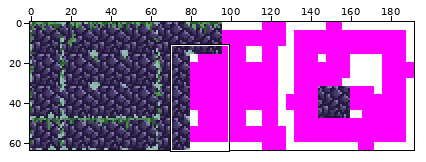
Sprite sheet -- screwbox-core/src/main/resources/assets/autotiles/rocks.png. The first picture is a wide view before the edit; the outline marks the close-up.
Close-up. Before the edit:
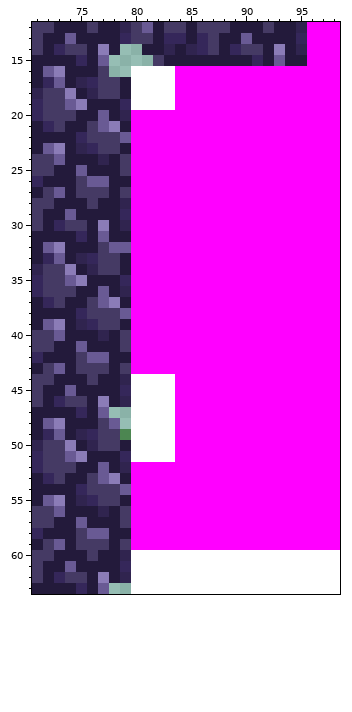
The file is 192x64 pixels. Shown: x 71..98, y 12..63.
Now the later version:
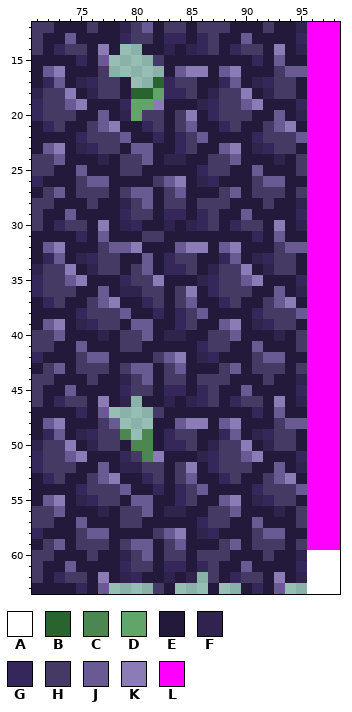
Palette (. is transparent): A #ffffff  B #29642e  C #4c8651  D #62a568  E #231a3b  F #30244f  G #35275a  H #453a64  J #695a94  K #8b7cb7  L #ff00ff
From old to new:
y 16: x 80..95 AAAALLLLLLLLLLLL -> ...EJKKEJKEEEHJJ
y 17: x 80..95 AAAALLLLLLLLLLLL -> ..BGHHEEGJEFGHHE
y 18: x 80..95 AAAALLLLLLLLLLLL -> BBDGGHEFHHKEFHHE
y 19: x 80..95 AAAALLLLLLLLLLLL -> DDKEEEFGHHJKEEEG
y 20: x 80..95 LLLLLLLLLLLLLLLL -> DHHEHKEGHHHEEJEF
y 21: x 80..95 LLLLLLLLLLLLLLLL -> EGHEHJEEGHEEHJKE
y 22: x 80..95 LLLLLLLLLLLLLLLL -> EEGEGHJEEEEGHHHJ
y 23: x 80..95 LLLLLLLLLLLLLLLL -> JJEEGHEEJKEFGHHE
y 24: x 80..95 LLLLLLLLLLLLLLLL -> HJEFFEEHHJEEEFEH
y 25: x 80..95 LLLLLLLLLLLLLLLL -> HEEEEEGHHEEJEEEH
y 26: x 80..95 LLLLLLLLLLLLLLLL -> EEHJKEFGEEEHJJEE
y 27: x 80..95 LLLLLLLLLLLLLLLL -> JJEHJEEEHJEHHHEH
y 28: x 80..95 LLLLLLLLLLLLLLLL -> HJEHHEHHHEEEHEEF
y 29: x 80..95 LLLLLLLLLLLLLLLL -> HHEGGEGHEEJEEEEG
y 30: x 80..95 LLLLLLLLLLLLLLLL -> GEEFEFGHEGHHEKEF
y 31: x 80..95 LLLLLLLLLLLLLLLL -> EHHEEEEEEEEGEJEE
y 32: x 80..95 LLLLLLLLLLLLLLLL -> KEEEJKKEJKEEEHJJ
y 33: x 80..95 LLLLLLLLLLLLLLLL -> EJEGHHEEGJEFGHHE
y 34: x 80..95 LLLLLLLLLLLLLLLL -> HJEGGHEFHHKEFHHE
y 35: x 80..95 LLLLLLLLLLLLLLLL -> HHKEEEFGHHJKEEEG
y 36: x 80..95 LLLLLLLLLLLLLLLL -> FHHEHKEGHHHEEJEF
y 37: x 80..95 LLLLLLLLLLLLLLLL -> EGHEHJEEGHEEHJKE
y 38: x 80..95 LLLLLLLLLLLLLLLL -> EEGEGHJEEEEGHHHJ
y 39: x 80..95 LLLLLLLLLLLLLLLL -> JJEEGHEEJKEFGHHE
y 40: x 80..95 LLLLLLLLLLLLLLLL -> HJEFFEEHHJEEEFEH
y 41: x 80..95 LLLLLLLLLLLLLLLL -> HEEEEEGHHEEJEEEH
y 42: x 80..95 LLLLLLLLLLLLLLLL -> EEHJKEFGEEEHJJEE
y 43: x 80..95 LLLLLLLLLLLLLLLL -> JJEHJEEEHJEHHHEH
y 44: x 80..95 AAAALLLLLLLLLLLL -> HJEHHEHHHEEEHEEF
y 45: x 80..95 AAAALLLLLLLLLLLL -> HHEGGEGHEEJEEEEG
y 46: x 80..95 AAAALLLLLLLLLLLL -> .EEFEFGHEGHHEKEF
y 47: x 80..95 AAAALLLLLLLLLLLL -> ..HEEEEEEEEGEJEE
y 48: x 80..95 AAAALLLLLLLLLLLL -> ..EEJKKEJKEEEHJJ
y 49: x 80..95 AAAALLLLLLLLLLLL -> .CEGHHEEGJEFGHHE
y 50: x 80..95 AAAALLLLLLLLLLLL -> CCEGGHEFHHKEFHHE
y 51: x 80..95 AAAALLLLLLLLLLLL -> HCKEEEFGHHJKEEEG
y 52: x 80..95 LLLLLLLLLLLLLLLL -> FHHEHKEGHHHEEJEF
y 53: x 80..95 LLLLLLLLLLLLLLLL -> EGHEHJEEGHEEHJKE
y 54: x 80..95 LLLLLLLLLLLLLLLL -> EEGEGHJEEEEGHHHJ
y 55: x 80..95 LLLLLLLLLLLLLLLL -> JJEEGHEEJKEFGHHE
y 56: x 80..95 LLLLLLLLLLLLLLLL -> HJEFFEEHHJEEEFEH
y 57: x 80..95 LLLLLLLLLLLLLLLL -> HEEEEEGHHEEJEEEH
y 58: x 80..95 LLLLLLLLLLLLLLLL -> EEHJKEFGEEEHJJEE
y 59: x 80..95 LLLLLLLLLLLLLLLL -> JJEHJEEEHJEHHHEH
y 60: x 80..95 AAAAAAAAAAAAAAAA -> HJEHHEHHHEEEHEEF
y 61: x 80..95 AAAAAAAAAAAAAAAA -> HHEGGEGHEEJEEEEG
y 62: x 80..95 AAAAAAAAAAAAAAAA -> GEEFEF.HEGHHEKEF
y 63: x 80..95 AAAAAAAAAAAAAAAA -> ..HE...E..EGEJ..
Changed places in both close-ups, as pixel boxes (x1, y1, x2, y2):
changed: (131, 66, 307, 594)
